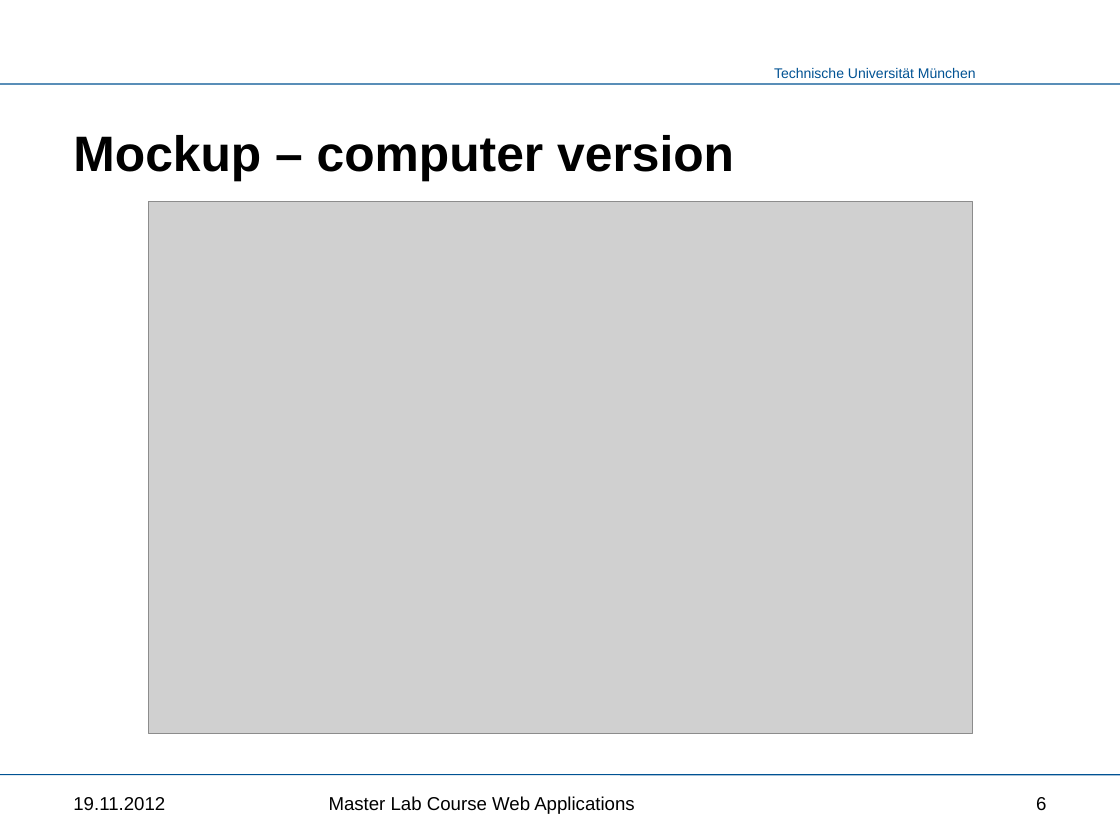
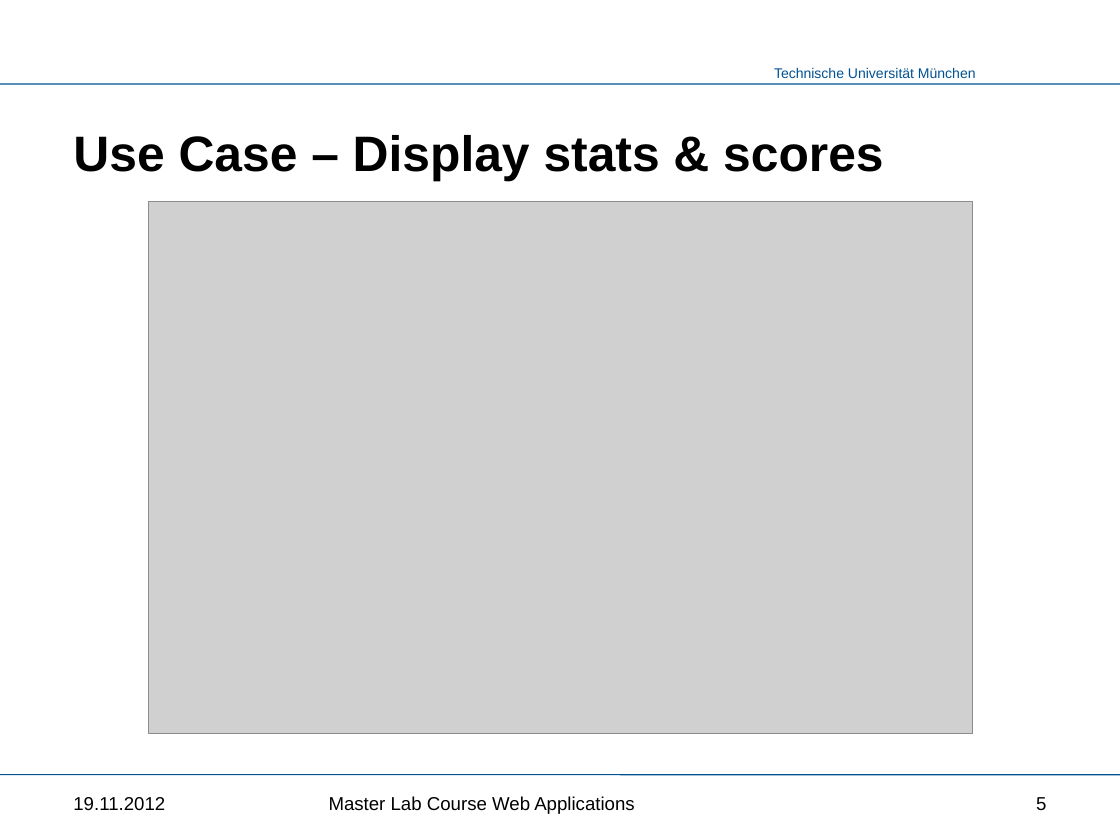
Before and after one commit to kneczaj/pi-puppids, a slide deck: slide 5 of docs/group4_project_presentation.pptx (slide 6 before the commit). Drawn at 1120x840 pixels with LibreOffice and Linux fonts; fonts in the diff are those of the drawing; grey boxes stand for pictures; background and template pictures are left out. Boxes give left, top, right and bottom in pixels: in the first picture for what was removed or moved away, otherwise in the second. Text is boxed around its words. In the diff, an @@ line names an element or a change of style, - is before the commit and + after.

```diff
--- a/docs/group4_project_presentation.pptx
+++ b/docs/group4_project_presentation.pptx
@@ title at <box>73,135,883,181</box>: text changed @@
-Mockup – computer version
+Use Case – Display stats & scores
@@ page number at <box>1036,797,1046,810</box>: text changed @@
-6
+5
```
Also in this commit, not shown: 5 other slides changed, 2 slides added.
